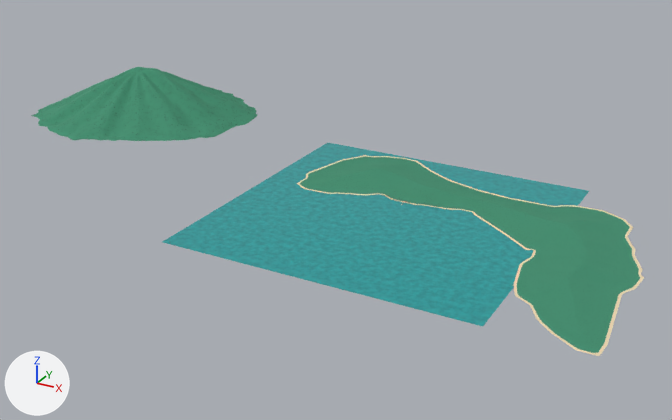
One commit to the Blender file scenes/scene-1_shot-100_nara-ujung-dermaga_v001.blend: the scene before it, then after it.
One viewpoint serves both versions: a camera (50 mm lens) standing at (4578.0, -10150.0, 4758.0) and looking at (-1183.0, 324.0, -479.0). Lighting does not change. The marker at lower left points along +X, +Y and +Z. The picture after the commit comes second.

The scene before the commit, as lines of its bpy script (objects in view):
```python
ob_env_detail_island = bpy.data.objects.new('ENV_detail_island', me_env_detail_island)
ob_env_detail_island.location = (0.0, 0.0, 0.0)
ob_env_detail_manado_tua = bpy.data.objects.new('ENV_detail_manado-tua', me_env_detail_manado_tua_001)
ob_env_detail_manado_tua.parent = ob_ctl_island_detail
ob_env_detail_manado_tua.location = (-5362.0, 1404.0, 0.0)
ob_env_detail_palm_coast_079 = bpy.data.objects.new('ENV_detail_palm-coast_079', me_env_veg_palm_coastal)
ob_env_detail_palm_coast_079.parent = ob_ctl_island_detail
ob_env_detail_palm_coast_079.location = (402.0, 70.27, 0.271)
ob_env_detail_palm_coast_079.rotation_euler = (-0.0148, 0.0459, 0.939)  # degrees (-0.8, 2.6, 54)
ob_env_detail_palm_coast_079.scale = (1.96, 1.96, 1.96)
ob_env_detail_palm_coast_080 = bpy.data.objects.new('ENV_detail_palm-coast_080', me_env_veg_palm_coastal)
ob_env_detail_palm_coast_080.parent = ob_ctl_island_detail
ob_env_detail_palm_coast_080.location = (394.6, 65.38, 0.256)
ob_env_detail_palm_coast_080.rotation_euler = (0.0424, 0.0442, 0.836)  # degrees (2.4, 2.5, 48)
ob_env_detail_palm_coast_080.scale = (1.99, 1.99, 1.99)
ob_env_detail_palm_coast_082 = bpy.data.objects.new('ENV_detail_palm-coast_082', me_env_veg_palm_coastal)
ob_env_detail_palm_coast_082.parent = ob_ctl_island_detail
ob_env_detail_palm_coast_082.location = (401.1, 60.12, 0.234)
ob_env_detail_palm_coast_082.rotation_euler = (-0.00358, 0.0251, 5.845)  # degrees (-0.2, 1.4, 335)
ob_env_detail_palm_coast_082.scale = (1.59, 1.59, 1.59)
ob_env_detail_palm_coast_101 = bpy.data.objects.new('ENV_detail_palm-coast_101', me_env_veg_palm_coastal)
ob_env_detail_palm_coast_101.parent = ob_ctl_island_detail
ob_env_detail_palm_coast_101.location = (-276.6, 87.59, 0.279)
ob_env_detail_palm_coast_101.rotation_euler = (0.0301, -0.023, 1.014)  # degrees (1.7, -1.3, 58)
ob_env_detail_palm_coast_101.scale = (1.96, 1.96, 1.96)
ob_env_detail_palm_coast_122 = bpy.data.objects.new('ENV_detail_palm-coast_122', me_env_veg_palm_coastal)
ob_env_detail_palm_coast_122.parent = ob_ctl_island_detail
ob_env_detail_palm_coast_122.location = (-248.3, 55.13, 0.232)
ob_env_detail_palm_coast_122.rotation_euler = (-0.0146, 0.035, 1.27)  # degrees (-0.8, 2, 73)
ob_env_detail_palm_coast_122.scale = (1.95, 1.95, 1.95)
ob_env_detail_palm_coast_134 = bpy.data.objects.new('ENV_detail_palm-coast_134', me_env_veg_palm_coastal)
ob_env_detail_palm_coast_134.parent = ob_ctl_island_detail
ob_env_detail_palm_coast_134.location = (344.9, 58.3, 0.247)
ob_env_detail_palm_coast_134.rotation_euler = (0.00941, -0.0251, 2.704)  # degrees (0.5, -1.4, 155)
ob_env_detail_palm_coast_134.scale = (1.76, 1.76, 1.76)
ob_env_detail_palm_coast_145 = bpy.data.objects.new('ENV_detail_palm-coast_145', me_env_veg_palm_coastal)
ob_env_detail_palm_coast_145.parent = ob_ctl_island_detail
ob_env_detail_palm_coast_145.location = (342.2, 65.28, 0.274)
ob_env_detail_palm_coast_145.rotation_euler = (-0.0399, -0.0101, 2.584)  # degrees (-2.3, -0.6, 148)
ob_env_detail_palm_coast_145.scale = (1.83, 1.83, 1.83)
# also in view: 'ENV_detail_sea-surface' at (0.0, -450.0, 0.0)
```
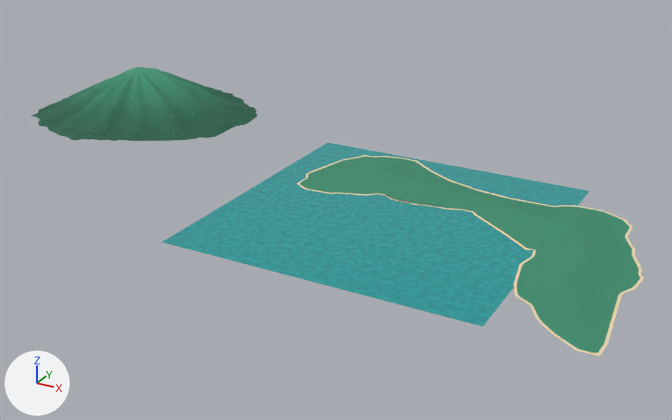
Location of each change, [x1, y1, x2, y2] in pixels of the pictures (672 x 420 px):
'ENV_detail_manado-tua', recoloured: [31, 67, 257, 141] in both

Diff of the bpy script that builds the scene:
```diff
--- a/scenes/scene-1_shot-100_nara-ujung-dermaga_v001.blend.py
+++ b/scenes/scene-1_shot-100_nara-ujung-dermaga_v001.blend.py
@@ mat_mat_detail_manado_vegetation @@
 mat_mat_detail_manado_vegetation = bpy.data.materials.new('MAT_detail_manado-vegetation')
-# nodes: BsdfPrincipled, Math x2, OutputMaterial, TexCoord, TexNoise x2, ValToRGB
-# colours: dark green #2c6149, green #3e8e6e
+# nodes: BsdfPrincipled, MapRange, Math x5, OutputMaterial, SeparateXYZ, TexCoord, TexNoise x2, ValToRGB
+# colours: dark green #24523f, dark green #2d664f, green #3e8e6e, green #58a683
@@ ob_env_detail_palm_coast_079 @@
 ob_env_detail_palm_coast_079.parent = ob_ctl_island_detail
-ob_env_detail_palm_coast_079.location = (402.0, 70.27, 0.271)
-ob_env_detail_palm_coast_079.rotation_euler = (-0.0148, 0.0459, 0.939)  # degrees (-0.8, 2.6, 54)
-ob_env_detail_palm_coast_079.scale = (1.96, 1.96, 1.96)
+ob_env_detail_palm_coast_079.location = (-83.13, 23.1, 0.257)
+ob_env_detail_palm_coast_079.rotation_euler = (0.0169, 0.0287, 4.393)  # degrees (1, 1.6, 252)
+ob_env_detail_palm_coast_079.scale = (1.75, 1.75, 1.75)
@@ ob_env_detail_palm_coast_080 @@
 ob_env_detail_palm_coast_080.parent = ob_ctl_island_detail
-ob_env_detail_palm_coast_080.location = (394.6, 65.38, 0.256)
-ob_env_detail_palm_coast_080.rotation_euler = (0.0424, 0.0442, 0.836)  # degrees (2.4, 2.5, 48)
-ob_env_detail_palm_coast_080.scale = (1.99, 1.99, 1.99)
+ob_env_detail_palm_coast_080.location = (-80.52, 21.78, 0.253)
+ob_env_detail_palm_coast_080.rotation_euler = (0.0219, -0.00182, 4.421)  # degrees (1.3, -0.1, 253)
+ob_env_detail_palm_coast_080.scale = (1.68, 1.68, 1.68)
@@ ob_env_detail_palm_coast_082 @@
 ob_env_detail_palm_coast_082.parent = ob_ctl_island_detail
-ob_env_detail_palm_coast_082.location = (401.1, 60.12, 0.234)
-ob_env_detail_palm_coast_082.rotation_euler = (-0.00358, 0.0251, 5.845)  # degrees (-0.2, 1.4, 335)
-ob_env_detail_palm_coast_082.scale = (1.59, 1.59, 1.59)
+ob_env_detail_palm_coast_082.location = (-84.41, 20.67, 0.248)
+ob_env_detail_palm_coast_082.rotation_euler = (-0.025, -0.0405, 4.906)  # degrees (-1.4, -2.3, 281)
+ob_env_detail_palm_coast_082.scale = (1.74, 1.74, 1.74)
@@ ob_env_detail_palm_coast_101 @@
 ob_env_detail_palm_coast_101.parent = ob_ctl_island_detail
-ob_env_detail_palm_coast_101.location = (-276.6, 87.59, 0.279)
-ob_env_detail_palm_coast_101.rotation_euler = (0.0301, -0.023, 1.014)  # degrees (1.7, -1.3, 58)
-ob_env_detail_palm_coast_101.scale = (1.96, 1.96, 1.96)
+ob_env_detail_palm_coast_101.location = (-43.75, 20.52, 0.253)
+ob_env_detail_palm_coast_101.rotation_euler = (0.00402, 0.0316, 5.736)  # degrees (0.2, 1.8, 329)
+ob_env_detail_palm_coast_101.scale = (1.79, 1.79, 1.79)
@@ ob_env_detail_palm_coast_122 @@
 ob_env_detail_palm_coast_122.parent = ob_ctl_island_detail
-ob_env_detail_palm_coast_122.location = (-248.3, 55.13, 0.232)
-ob_env_detail_palm_coast_122.rotation_euler = (-0.0146, 0.035, 1.27)  # degrees (-0.8, 2, 73)
-ob_env_detail_palm_coast_122.scale = (1.95, 1.95, 1.95)
+ob_env_detail_palm_coast_122.location = (-31.16, 10.42, 0.221)
+ob_env_detail_palm_coast_122.rotation_euler = (0.0172, -0.0304, 3.173)  # degrees (1, -1.7, 182)
+ob_env_detail_palm_coast_122.scale = (1.87, 1.87, 1.87)
@@ ob_env_detail_palm_coast_134 @@
 ob_env_detail_palm_coast_134.parent = ob_ctl_island_detail
-ob_env_detail_palm_coast_134.location = (344.9, 58.3, 0.247)
-ob_env_detail_palm_coast_134.rotation_euler = (0.00941, -0.0251, 2.704)  # degrees (0.5, -1.4, 155)
+ob_env_detail_palm_coast_134.location = (201.2, 34.77, 0.268)
+ob_env_detail_palm_coast_134.rotation_euler = (-0.0243, 0.0143, 0.629)  # degrees (-1.4, 0.8, 36)
 ob_env_detail_palm_coast_134.scale = (1.76, 1.76, 1.76)
@@ ob_env_detail_palm_coast_145 @@
 ob_env_detail_palm_coast_145.parent = ob_ctl_island_detail
-ob_env_detail_palm_coast_145.location = (342.2, 65.28, 0.274)
-ob_env_detail_palm_coast_145.rotation_euler = (-0.0399, -0.0101, 2.584)  # degrees (-2.3, -0.6, 148)
-ob_env_detail_palm_coast_145.scale = (1.83, 1.83, 1.83)
+ob_env_detail_palm_coast_145.location = (235.8, 45.01, 0.26)
+ob_env_detail_palm_coast_145.rotation_euler = (-0.0315, -0.0131, 2.834)  # degrees (-1.8, -0.8, 162)
+ob_env_detail_palm_coast_145.scale = (1.61, 1.61, 1.61)
@@ ob_env_detail_palm_coast_176 @@
 ob_env_detail_palm_coast_176.parent = ob_ctl_island_detail
-ob_env_detail_palm_coast_176.location = (-205.8, 37.5, 0.277)
-ob_env_detail_palm_coast_176.rotation_euler = (0.0372, -0.0203, 3.823)  # degrees (2.1, -1.2, 219)
-ob_env_detail_palm_coast_176.scale = (1.63, 1.63, 1.63)
+ob_env_detail_palm_coast_176.location = (386.5, 58.68, 0.234)
+ob_env_detail_palm_coast_176.rotation_euler = (0.0294, 0.046, 4.167)  # degrees (1.7, 2.6, 239)
+ob_env_detail_palm_coast_176.scale = (1.93, 1.93, 1.93)
@@ ob_env_detail_palm_coast_183 @@
 ob_env_detail_palm_coast_183.parent = ob_ctl_island_detail
-ob_env_detail_palm_coast_183.location = (223.9, 33.87, 0.233)
-ob_env_detail_palm_coast_183.rotation_euler = (-0.00144, -0.00429, 4.805)  # degrees (-0.1, -0.2, 275)
-ob_env_detail_palm_coast_183.scale = (1.94, 1.94, 1.94)
+ob_env_detail_palm_coast_183.location = (378.0, 63.98, 0.257)
+ob_env_detail_palm_coast_183.rotation_euler = (0.019, 0.0151, 4.453)  # degrees (1.1, 0.9, 255)
+ob_env_detail_palm_coast_183.scale = (1.52, 1.52, 1.52)
@@ ob_env_detail_palm_coast_184 @@
 ob_env_detail_palm_coast_184.parent = ob_ctl_island_detail
-ob_env_detail_palm_coast_184.location = (229.3, 38.64, 0.244)
-ob_env_detail_palm_coast_184.rotation_euler = (0.0076, 0.0399, 5.943)  # degrees (0.4, 2.3, 341)
-ob_env_detail_palm_coast_184.scale = (1.73, 1.73, 1.73)
+ob_env_detail_palm_coast_184.location = (386.8, 61.5, 0.244)
+ob_env_detail_palm_coast_184.rotation_euler = (0.0322, -0.0106, 2.885)  # degrees (1.8, -0.6, 165)
+ob_env_detail_palm_coast_184.scale = (1.93, 1.93, 1.93)
@@ ob_env_detail_palm_coast_202 @@
 ob_env_detail_palm_coast_202.parent = ob_ctl_island_detail
-ob_env_detail_palm_coast_202.location = (-67.73, 27.36, 0.274)
-ob_env_detail_palm_coast_202.rotation_euler = (0.0475, -0.0275, 2.572)  # degrees (2.7, -1.6, 147)
-ob_env_detail_palm_coast_202.scale = (1.68, 1.68, 1.68)
+ob_env_detail_palm_coast_202.location = (-67.28, 27.09, 0.273)
+ob_env_detail_palm_coast_202.rotation_euler = (-0.0111, -0.0426, 1.238)  # degrees (-0.6, -2.4, 71)
+ob_env_detail_palm_coast_202.scale = (1.72, 1.72, 1.72)
```
